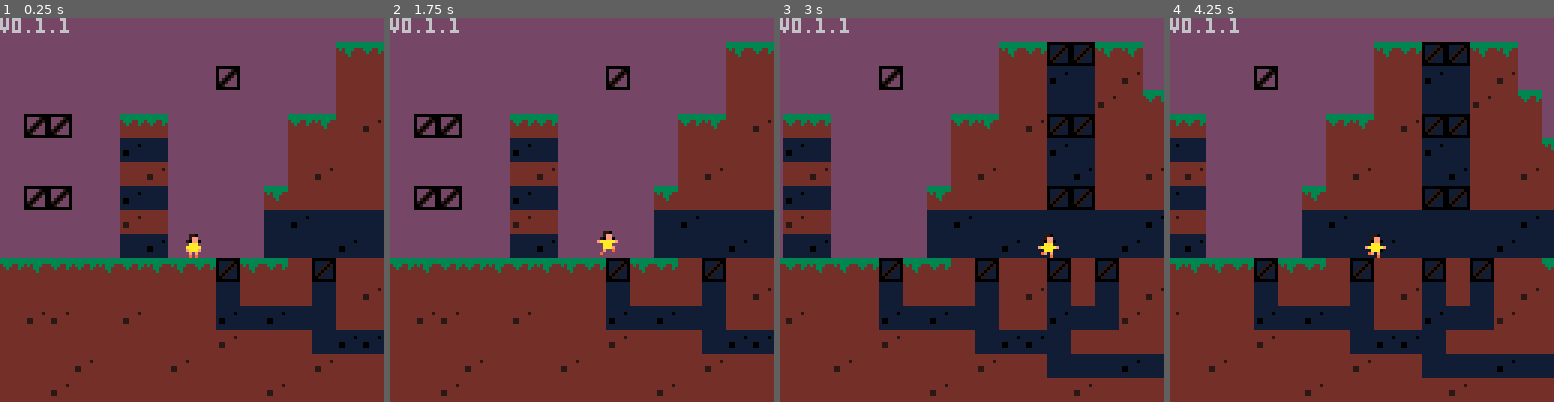
Above: before the commit, frames 1-4 (left to right).
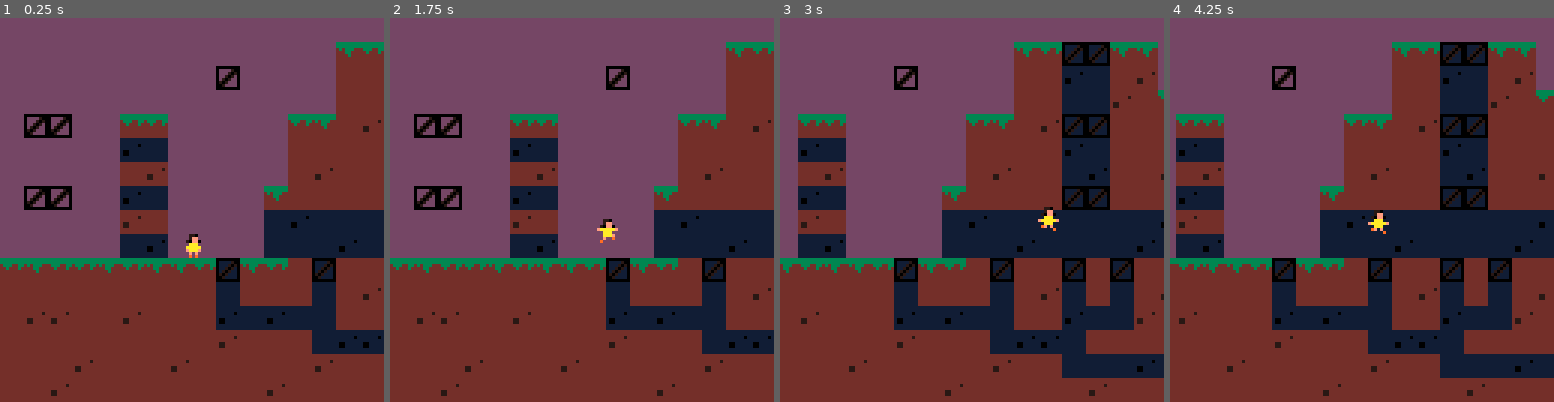
Above: after the commit, the same moments.

Repository: iotifiedBigYus/mustapekka
Game: PICO-8 cartridge laura.p8
Same seed, same stepped clock (60 frames per second), same inputs: the game is played once before the commit and once after it.
Inputs:
- Up to frame 1 (0.25 s): no input
- Up to frame 2 (1.75 s): tap X (X key) at 0.33, 1.07 s; tap O (Z key) at 0.7, 1.7 s; hold Right from 1.6 s (still down)
- Up to frame 3 (3 s): tap X (X key) at 1.85, 2.97 s; release Right at 2.1 s; tap O (Z key) at 2.1, 2.5, 2.9 s; hold Up 2.15-2.42 s; hold Right from 2.47 s (still down)
- Up to frame 4 (4.25 s): release Right at 3.03 s; hold Left 3.08-3.58 s; tap O (Z key) at 3.3, 3.7, 4.1 s; hold Down 3.63-3.97 s; hold Right from 4.02 s (still down); tap X (X key) at 4.08 s

The runs differ from the first frame. In frame 1, 0.2% of the frame differs, in the area x 0-18%, y 0-4%; in frame 2, 0.5%; in frame 3, 20%; in frame 4, 21%, in the area x 0-100%, y 0-99%.

Commit message:
Extra jump button

Diff:
--- a/laura.lua
+++ b/laura.lua
@@ -226,7 +226,7 @@
 
     --debug.abs_dx = abs(a.dx)
 
-    if btn(⬆️) then
+    if btn(⬆️) or btn(🅾️) then
         if a.standing then
             --begin jump
             a.dy = -a.vy
--- a/laura.p8
+++ b/laura.p8
@@ -5,559 +5,9 @@
 --sam westerlund
 --23.2.24
 
---laura
---sam westerlund
---23.2.24
-
-
--- *--------------------*
--- | "nature" constants |
--- *--------------------*
-
---horizontal speed
-VX = .125
---jump speed
-VY = 0.2 --> when pressing fast (~5 ticks) you jump exactly one block
---gravitational acceleration
-G = .02
---friction deacceleration
-F = 0.9
---inverse friction
-I = 0.6
---maximum jump duration (in ticks)
-J = 11
---epsilon (a small number)
-E = .01
---world width
-WW = 32
---minimum velocity
-MV = .04
-
--- *-----------------*
--- | other constants |
--- *-----------------*
-
---maximum amount of actors
-max_actors = 128
---debug object / namespace
-debug = {t=0}
---show debug info
-debugging = false
---update the game one frame at a time by pressng 🅾️
-freeze =  false
---frames per tick
-slowdown = 1
---camera dynamics
-camera_f = 0.01
-camera_z = 1
-camera_r = 0
-
--- *---------------*
--- | color palette |
--- *---------------*
-
-c = {}
-c[0]  = 0
-c[1]  = 0
-c[2]  = 1+128
-c[3]  = 3+128
-c[4]  = 4+128
-c[5]  = 0+128
-c[9]  = 9+128
-c[11] = 3
-c[12] = 13
-c[13] = 13+128
-c[15] = 15+128
-alt_colors = c
-
--- *----------------*
--- | initial values |
--- *----------------*
-
-player_x = 8
-player_y = 8
-
-function _init()
-    t = 0
-	actors = {}
-    player = make_player(player_x,player_y,1)
-    camera_system = new_system(camera_f, camera_z, camera_r, player_x)
-    camera_x = player_x
-
-	pal(c,1)
-end
-
-
-function make_player(x, y, d)
-    --?? pl.pal
-    a = make_actor(1, x, y, d) --> kind: 1
-    a.walking_y = {0,-.125,-.125,0}
-    a.sprinting = false
-    a.charge = 0
-    a.super  = 0
-    a.score  = 0
-    a.bounce = 0 --> bounce is removed
-    a.delay  = 0
-    a.id     = 0 -- player 1
-    a.pal    = {1,2,3,4,5,6,7,8,9,10,11,12,13,14,15}
-    return a
-end
-
-
-function make_actor(kind,x,y,d)
-	--TODO what is d?? maybe draing priority
-	local a = {}
-	a.kind  = kind --1: player, 2: pickup, 3:monster
-	--a.life	 = 1
-	a.x     = x
-	a.y     = y
-	a.dx    = 0
-	a.dy    = 0
-    a.r     = 1
-    a.cx    = .4375 --> sprite center x
-    a.vx    = VX
-    a.vy    = VY
-	a.ddy   = G -- gravity
-	a.d     = d --pickup 1, monster -1 (normalized looking x)
-    a.w     = .625
-    a.h     = 1
-    a.standing_h = 1
-    a.falling_h = 0.9
-	--a.bounce   = .8
-	a.frame = 1
-	--a.f0    = 0 --default frame (sprite)
-    a.f_t   = 0
-    a.f_y   = 0
-	a.t		= 0
-    a.state = 'still'
-	a.standing = false
-    a.jump_t = 0
-    a.jump_max = J
-    a.leap = false
-    a.decending = false
-    a.s_t   = 0
-	if (count(actors) < max_actors) then
-		--> actor is global
-		add(actors, a)
-	end
-	return a
-end
-
-
-function _update60()
-    t += 1
-    if freeze and not btnp(4) then return end
-    if t % slowdown ~= 0 then return end
-    debug.t += 1
-
-    update_btnd()
-	foreach(actors, update_actor)
-    update_camera()
-end
-
-
-function update_actor(a)
-    if(a.kind == 1)update_player(a)
-
-    a.h = a.standing and a.standing_h or a.falling_h
-    --debug.h = a.h
-    -- x movement
-    collide_side(a)
-    -- y movement
-    if (a.dy < 0) then
-        --debug.dir = 'up'
-        collide_up(a)
-    else
-        --debug.dir = 'down'
-        collide_down(a)
-    end
-
-    --debug.standing = a.standing
-
-    --moving
-    a.x += a.dx
-    a.y += a.dy
-
-    debug.dx = a.dx
-
-    --sprite
-    update_body(a)
-
-    --friction & gravity
-    a.dx *= F
-    if abs(a.dx) < MV then
-        a.dx = 0
-    end
-    a.dy += a.ddy
-
-    --snapping
-    if(a.dx == 0)a.x = (flr(8*(a.x+a.cx)+.5) - 8*a.cx) * .125
-    if(a.dy == 0)a.y =  flr(8 * a.y + .5) * 0.125
-
-    --timers
-    a.t += 1
-
-    --debug.f_t = a.f_t
-
-    debug.xy = tostr(a.x)..','..tostr(a.y)
-end
-
-
-function update_player(a)
-
-    --debug.r = a.r
-    --input
-    if btn(➡️) and not btn(⬅️) then
-		a.d = 1
-        --if btnd(1) and (a.standing or a.leap) then
-        --    a.dx = 1.5 * a.vx
-        --    if(a.standing)a.state = 'sprinting'
-        --else
-            a.r *= I
-            a.dx = a.vx * (1-a.r)
-            if(a.standing)a.state = 'walking'
-        --end
-	elseif(btn(⬅️))and not btn(➡️) then
-		a.d = -1
-        --if  btnd(0) and (a.standing or a.leap) then
-        --    a.dx = -1.5 * a.vx
-        --    if(a.standing)a.state = 'sprinting'
-        --else
-            a.r *= I
-            a.dx = -a.vx * (1-a.r)
-            if(a.standing)a.state = 'walking'
-        --end
-    else
-        a.r = 1
-    end
-
-    --debug.abs_dx = abs(a.dx)
-
-    if btn(⬆️) then
-        if a.standing then
-            --begin jump
-            a.dy = -a.vy
-            a.jump_t = a.jump_max
-            if(a.state == 'sprinting')a.leap = true
-        elseif a.state == 'falling' and a.jump_t > 0 then
-            a.jump_t -= 1
-            a.dy = -a.vy
-        end
-    else
-        a.leap = false
-        a.jump_t = 0
-    end
-
-    if btn(⬇️) and a.standing then
-        a.decending = true
-    else
-        a.decending = false
-    end
-
-    debug.decending = a.decending
-    --debug.leap = a.leap
-end
-
-
-
---[[
-
-   O       O       O       O
---@@@-- --@@@-- --@@@-- --@@@--
-  @@@\    @@@\   _@@@    _@@@
-  |      /           \      |
-
---]]
-
-function update_body(a)
-    debug.state = a.state
-    if a.state == 'falling' then
-        a.f_t = 3
-        if a.dy < 0 then --> going up
-            a.frame = abs(a.dx) > 0 and 50 or 49
-        else --> going down
-            a.frame = abs(a.dx) > 0 and 51 or 52
-        end
-    elseif a.state == 'sprinting' then
-        a.f_t = flr(a.f_t * 3 + 1.5) / 3 --> three ticks per frame
-        a.frame = 49 + flr(a.f_t%4)
-        if(a.f_t % 4 == 3)sfx(0) --> tip tap
-        a.f_y = a.walking_y[flr(a.f_t%4)+1]
-        if abs(a.dx) <= 1.25 * a.vx then
-            -- change to walking
-            a.sprinting = false
-            a.state = 'walking'
-        end
-    elseif a.state == 'walking' then
-        a.f_t = flr(a.f_t * 4 + 1.5) / 4 --> four ticks per frame
-        if(a.f_t % 4 == 3)sfx(0) --> tip tap
-        if abs(a.dx) < VX and a.f_t%4 == 0 then
-            -- stop
-            a.frame = 48
-            a.f_y = 0
-            a.f_t = 0
-            a.walking = false
-            a.state = 'still'
-        else
-            a.frame = 49 + flr(a.f_t%4)
-            a.f_y = a.walking_y[flr(a.f_t%4)+1]
-        end
-    else
-        a.f_y   = 0
-        a.frame = 48
-    end
-    --debug.frame = a.frame
-end
-
-
-function collide_side(a)
-    --> true if touching
-    local d = a.dx ~= 0 and sgn(a.dx) or a.d
-    local x1 = a.x + a.dx + d * (.5*a.w)
-    local xe = d > 0 and 0 or -E --> stay outside edges
-    --local xe = d > 0 and -E or 0 --> stay inside edges
-    if solid(x1+xe,a.y-E) or solid(x1+xe,a.y-a.h) then
-        -- hit wall
-        -- search for contact point
-        while not (solid(a.x+d*(a.w*.5+E)+xe, a.y-E) or solid(a.x+d*(a.w*.5+E)+xe, a.y-a.h)) do
-            a.x += sgn(a.dx) * E
-        end
-        a.x = (flr( 8*(a.x+a.cx)+.5) - 8*a.cx) * .125
-        a.dx = 0 --> do this after contact point, because sgn(0) is not 1
-        a.leap = false
-        --debug.side = true
-    else
-        --debug.side = false
-    end
-end
-
-
-function collide_up(a, d)
-    local y1 = a.y+a.dy-a.h
-    if (solid(a.x-a.w*.5+a.dx, y1) or solid(a.x+a.w*.5-E+a.dx, y1)) then
-        -- search up for collision point
-        while ( not (solid(a.x-a.w*.5+a.dx, a.y-a.h-E) or solid(a.x+a.w*.5-E+a.dx, a.y-a.h-E))) do
-            a.y = a.y - E
-        end
-
-        a.dy=0
-        a.jump_t = 0
-        --debug.solid_up = true
-    else
-        if a.standing then
-            a.standing = false
-        end
-        a.state = 'falling'
-        --debug.solid_up = false
-    end
-end
-
-
-function collide_down(a)
-    local xl = a.x-a.w*.5+a.dx
-    local xr = a.x+a.w*.5+a.dx-E
-    if(solid(xl, a.y+a.dy) or solid(xr, a.y+a.dy))then
-        --debug.solid_down = true
-        --snap down
-        while not (solid(xl, a.y+E) or solid(xr, a.y+E)) do
-            a.y += E
-        end
-        a.y = flr(8*a.y+.5)/8
-
-        if(a.state == 'falling') then
-            a.state = abs(a.dx) < VX and 'still' or 'walking'
-            if(a.dy > 0.2)sfx(0)
-        end
-        a.standing=true
-        a.dy = 0
-    elseif (platform(xl, a.y+a.dy) or platform(xr, a.y+a.dy))
-        and ceil(a.y) == flr(a.y+a.dy)
-        and not a.decending then
-        while not(platform(xl, a.y+E) or platform(xr, a.y+E)) do
-            a.y += E
-        end
-        a.y = flr(8*a.y+.5)/8
-        if(a.state == 'falling') then
-            a.state = abs(a.dx) < VX and 'still' or 'walking'
-            if(a.dy > 0.2)sfx(0)
-        end
-        a.standing=true
-        a.decending=false
-        a.dy = 0
-    else
-        a.state = 'falling'
-        a.standing = false
-        --debug.solid_down = false
-    end
-end
-
-function solid(x, y)
-	if (x < 0 or x >= WW) then
-        return true
-    end
-
-	local val = mget(x, y)
-	return fget(val, 1)
-end
-
-
-function platform(x,y)
-    local val = mget(x, y)
-	return fget(val, 2)
-end
-
-
-function update_camera()
-    local x, dx = update_system(camera_system, player.x)
-    if abs(dx) > MV then
-        camera_x = x
-    end
-    camera_x = mid(8, camera_x , WW-8)
-    camera_system.y = camera_x
-end
-
-
-function _draw()
-    pal(alt_colors,1)
-	cls(13)
-    camera(8*camera_x-64, 0)
-    map()
-	pal(alt_colors,1)
-    foreach(actors, draw_actor)
-
-    --debug
-    camera(0,0)
-    if debugging then
-        for k,v in pairs(debug) do
-            print(k..': '..tostring(v))
-        end
-    end
-
-    print('v0.1.1')
-end
-
-
-function draw_actor(a)
-    if(a.kind == 1)draw_player(a)
-end
-
---[[
-
-actor position is center bottom
- _______
-|       |
-| (x,y) |
-|___.___|
-
-]]
-function draw_player(a)
-    local x = a.d>0 and 8*(a.x-a.cx)+.5 or 8*(a.x-1+a.cx)+.5
-    spr(a.frame, x, 8*(a.y+a.f_y-1)+.5,1,1,a.d<0)
-end
-
-
---btnd (double press activated button)
---sam westerlund
---23.2.24
-
-btnd_state = {
-    0,0,0,0,0,0
-}
-btnd_timer = {
-    0,0,0,0,0,0
-}
-btnd_delay = 10
-
-
-function update_btnd()
-    for n = 1,6 do
-        local s = btnd_state[n]
-        if btn(n-1) then
-            if s == 0 then
-                btnd_state[n] = 1
-                btnd_timer[n] = btnd_delay
-            elseif s == 1 then
-                btnd_timer[n] -= 1
-                if btnd_timer[n] == 0 then
-                    btnd_state[n] = 2
-                end
-            elseif s == 3 then
-                btnd_state[n] = 4
-            end
-        else
-            if s == 2 then
-                btnd_state[n] = 0
-            elseif s == 1 then
-                btnd_state[n] = 3
-            elseif s == 3 then
-                btnd_timer[n] -= 1
-                if btnd_timer[n] == 0 then
-                    btnd_state[n] = 0
-                end
-            elseif s == 4 then
-                btnd_timer[n] = 0
-                btnd_state[n] = 0
-            end
-        end
-    end
-end
-
-function btnd(i)
-    return btnd_state[i+1] == 4
-end
-
-
---system (integrator)
---sam westerlund
---12.2.2024
-
---source: https://www.youtube.com/watch?v=KPoeNZZ6H4s&t=428s
---makes things move with momentum. Makes things bouncy, slow to react, or vibrate.
-
-function new_system(f, z, r, x0)
-	--f (frequency): natural frequency
-
-	--z (damping): how the system comes to settle at the target
-	--damping = 0: system is undamped, never settles
-	--0<damping<1: system is underdamped.
-	--damping = 1: critical damping
-	--damping >= 1: system does not vibrate
-
-	--r (response): inital response of the system
-	--response = 0: system takes time to accelerate
-	--response > 0: reacts immediately
-	--response > 1: system will overshoot
-	--response < 0: system will anitcipate
-	--response = 2 is typical for mechanical systems
-
-	local sys = {}
-
-	--compute constants
-	local a = 0.5/3.1415/f --> angular period
-	sys.k1 = 2*z*a
-	sys.k2 = a*a
-	sys.k3 = r*z*a
-
-	--init variables
-	sys.x = x0 or 0
-	sys.y = x0 or 0
-	sys.dy = 0
-
-	return sys
-end
-
-
-function update_system(sys, x)
-	local dx = x - sys.x
-	sys.x = x
-    sys.y += sys.dy
-    sys.dy += (x + sys.k3 * dx - sys.y - sys.k1 * sys.dy) / sys.k2
-
-	return sys.y, sys.dy
-end
-
-
-
+#include laura.lua
+#include system.lua
+#include btnd.lua
 __gfx__
 00000000000000000000000000000000000000000000000000000000000000000000000000000000000000000000000000000000000000000000000000000000
 00000000000000000000000000000000000000000000000000000000000000000000000000000000000000000000000000000000000000000000000000000000
Not shown, changed: diary.md
